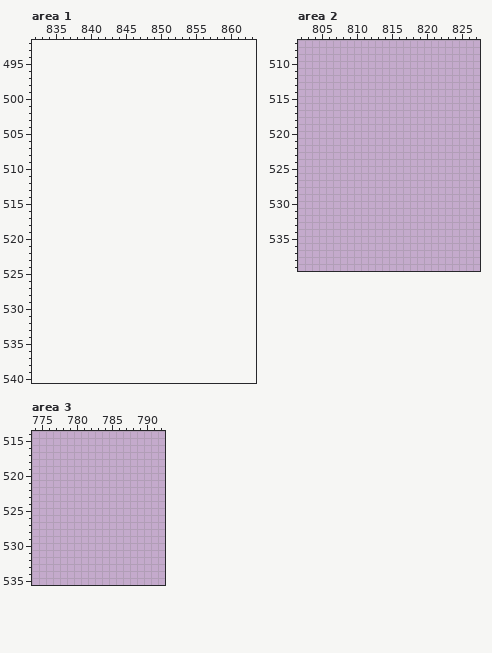
File history of a pixel-art file, Villeon/Villeon/Assets/TileMap/TilesetImages/Village.aseprite. That is the earlier state.
832x640 pixels, 1 frame. Colours within 5 levels of each other are drawn and written as one. Shown: area 1: x 832..863, y 492..540; area 2: x 802..827, y 507..539; area 3: x 774..792, y 514..535. The old version is drawn lined up with the new one, on the new canvas. The commit also changed other parts of the picture, which this record leaves out.
After the commit:
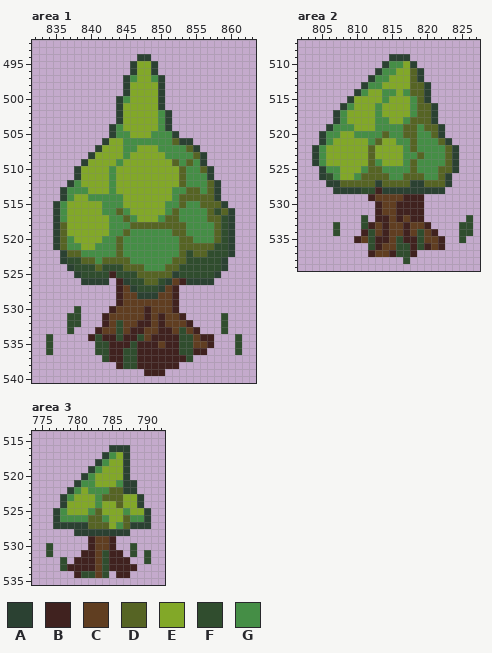
Palette (. is transparent): A #2b4132  B #40221f  C #603e21  D #566424  E #82a828  F #304d2e  G #458e46
The exact change:
canvas 832x640 -> 960x640
--- area 1
@@ x 832..863 @@
 493 ................................
-494 ................................
-495 ................................
-496 ................................
-497 ................................
-498 ................................
-499 ................................
-500 ................................
-501 ................................
-502 ................................
-503 ................................
-504 ................................
-505 ................................
-506 ................................
-507 ................................
-508 ................................
-509 ................................
-510 ................................
-511 ................................
-512 ................................
-513 ................................
-514 ................................
-515 ................................
-516 ................................
-517 ................................
-518 ................................
-519 ................................
-520 ................................
-521 ................................
-522 ................................
-523 ................................
-524 ................................
-525 ................................
-526 ................................
-527 ................................
-528 ................................
-529 ................................
-530 ................................
-531 ................................
-532 ................................
-533 ................................
-534 ................................
-535 ................................
-536 ................................
-537 ................................
-538 ................................
-539 ................................
+494 ...............AA...............
+495 ..............AEEA..............
+496 ..............AEEA..............
+497 .............AGEEGA.............
+498 .............AEEEEA.............
+499 .............AEEEEA.............
+500 ............AGEEEEA.............
+501 ............AEEEEEA.............
+502 ............AEEEEEGA............
+503 ............AEEEEEGA............
+504 ...........AGEEEEEGA............
+505 ...........AGGEEEGGGA...........
+506 ..........AEEGGGGGGGDAA.........
+507 .........AEEEGGEEEGGGGDA........
+508 ........AEEEEGEEEEEGGGGDA.......
+509 .......AEEEEGEEEEEEEDGDGA.......
+510 ......AEEEEGEEEEEEEEEDGGDA......
+511 ......AEEEEGEEEEEEEEEDGGGA......
+512 .....AGEEEEGEEEEEEEEEDGGGDA.....
+513 ....AGGGEEEGEEEEEEEEGGDDGDA.....
+514 ....AGEEGGGGGEEEEEEEGDDDDDA.....
+515 ...AGEEEEEGGGEEEEEEGGDGGDDDA....
+516 ...AGEEEEEGGDGEEEEEGDGGGGDFDA...
+517 ...AGEEEEEEGGDGEEEGDDGGGGDDFA...
+518 ...ADEEEEEEGGGDDDDDDDDGGGGDFA...
+519 ...ADEEEEEEGGDGGGGGGDDGGGGDFA...
+520 ...ADGEEEEGGDGGGGGGGGDDGGGDFA...
+521 ...ADGGEEGGGDGGGGGGGGDDDDDFFA...
+522 ....ADDGGGGGDGGGGGGGGDFDDFFFA...
+523 ....AFFDDGDDDDGGGGGGDDFFFFFA....
+524 .....AFFFDFFFDDDGGGDDFFFFFFA....
+525 ......AFFFFBFFFDDDDDAFFFFFA.....
+526 .......AAAA.BAFFDDFACBAAAA......
+527 ............BCAFFFACB...........
+528 ............BCCAAACCB...........
+529 ............BCCCCCCCB...........
+530 ......F....BCCCCBCCCB...........
+531 .....FF...BCCCCCBCBCCB.....F....
+532 .....FF...BCFCCBBCBCCCB....F....
+533 .....F...BCCFCBBCCBBCFCB...F....
+534 ..F.....BFBBFBBFCBBBBFFCBB...F..
+535 ..F......FFBBBFBBBCBBFFCCB...F..
+536 ..F......FFBBFFBBBBBBFFBB....F..
+537 ..........FBBFFBBBBBBBF.........
+538 ............BFFBBBBBB...........
+539 ................BBB.............
 540 ................................
--- area 2
@@ x 802..827 @@
 508 ..........................
-509 ..........................
-510 ..........................
-511 ..........................
-512 ..........................
-513 ..........................
-514 ..........................
-515 ..........................
-516 ..........................
-517 ..........................
-518 ..........................
-519 ..........................
-520 ..........................
-521 ..........................
-522 ..........................
-523 ..........................
-524 ..........................
-525 ..........................
-526 ..........................
-527 ..........................
-528 ..........................
-529 ..........................
-530 ..........................
-531 ..........................
-532 ..........................
-533 ..........................
-534 ..........................
-535 ..........................
-536 ..........................
-537 ..........................
-538 ..........................
+509 .............AAA..........
+510 ............AGGEA.........
+511 ...........AGGEEDA........
+512 ..........AGGEEEDA........
+513 .........AGGEEEEDDA.......
+514 ........AGEEGGEGDDA.......
+515 .......AEEEEGEEEGDA.......
+516 ......AGEEEGEEEEGDDA......
+517 .....AGEEEEGEEEEGDDA......
+518 .....AGEEEEGGEEGDDDA......
+519 ....AGGGEEEGGGGDDGDDA.....
+520 ...AGGEEGGGGDGGDDGGDA.....
+521 ...AGEEEEEGDEEGGDGGGDA....
+522 ..AGEEEEEEDEEEEGDGGGGDA...
+523 ..AGEEEEEEDEEEEGGDGGGDA...
+524 ..AGEEEEEEDGEEEGDGGGGDA...
+525 ...AGGEEEGDDGGGGDGGGDDA...
+526 ...AFGEEGDDDDGGDDDGGDA....
+527 ....AADDDDDADDDDAADDDA....
+528 .....AAAAFFBAAAAAAAAA.....
+529 ..........BCCCCBBB........
+530 ...........BCCBBBB........
+531 ...........BCCBBBB........
+532 .........F.BBCBCBB......F.
+533 .....F...FBCBCCBCCB....FF.
+534 .....F...BFCBCCBCFCB...FF.
+535 ........BCFBBCFBBFCCB..F..
+536 ..........FBCCFFBFBCB.....
+537 ..........BCCBFFB.........
+538 ...............F..........
 539 ..........................
--- area 3
@@ x 774..792 @@
 515 ...................
-516 ...................
-517 ...................
-518 ...................
-519 ...................
-520 ...................
-521 ...................
-522 ...................
-523 ...................
-524 ...................
-525 ...................
-526 ...................
-527 ...................
-528 ...................
-529 ...................
-530 ...................
-531 ...................
-532 ...................
-533 ...................
-534 ...................
+516 ...........AAA.....
+517 ..........AGEA.....
+518 .........AGEEA.....
+519 ........AGEEEA.....
+520 .......AGEEEEA.....
+521 ......AGGEEEGAA....
+522 .....AGEGGGDDAA....
+523 ....AGEEEGDDDEEA...
+524 ....AEEEEGEEDEEA...
+525 ...AGEEEGDEEEGEEA..
+526 ...AGGGGDDGEEDGGA..
+527 ...AAAAADDDEGDAAA..
+528 ......AAAAAAAA.....
+529 ........BCCB.......
+530 ..F.....BCCB..F....
+531 ..F....BBCFBB.F.F..
+532 ....F.BBBCFBBB..F..
+533 ....FBBBBCFBBBB....
+534 ......BFFCF.BB.....
 535 ...................
Where, in picture pixels (left, top, right, bottom), the same in both pictures:
added: (46, 54, 242, 376)
added: (312, 54, 473, 264)
added: (46, 445, 151, 578)
